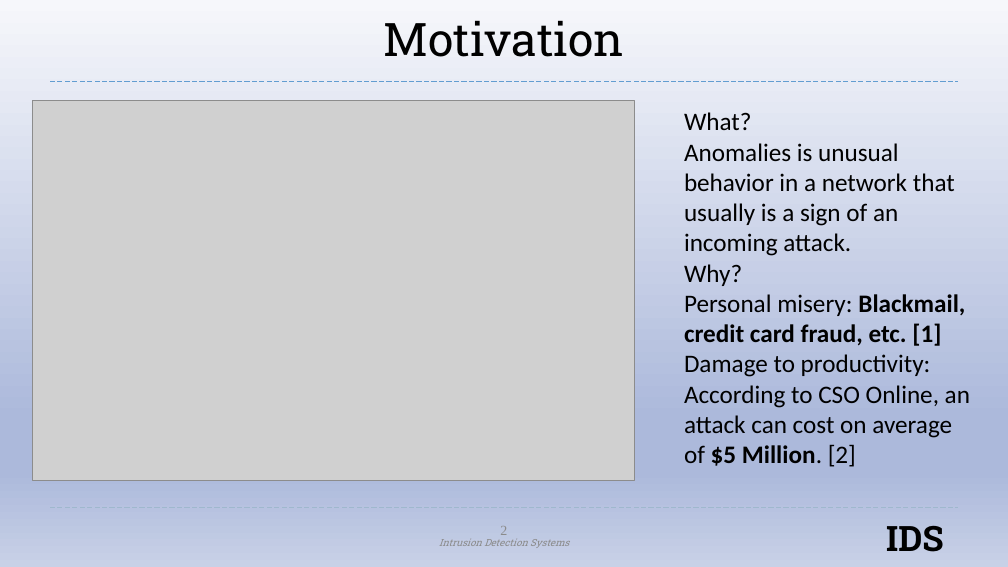
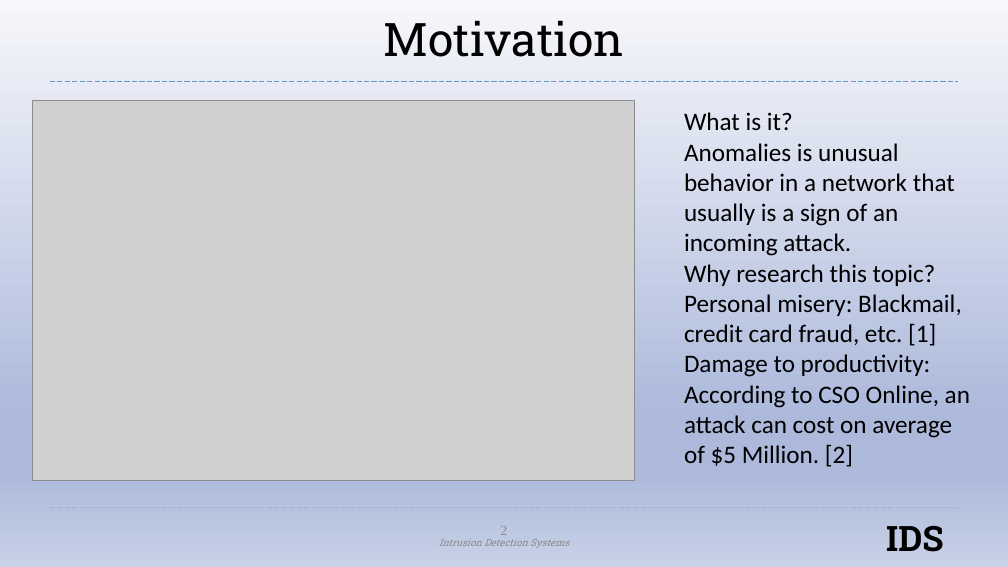
Before and after one commit to AndrewQuijano/Operating_Systems_II, a slide deck: slide 2 of Project_Presentation.pptx. Drawn at 1008x567 pixels with LibreOffice and Linux fonts; fonts in the diff are those of the drawing; grey boxes stand for pictures; background and template pictures are left out. Boxes give left, top, right and bottom in pixels: in the first picture for what was removed or moved away, otherwise in the second. Text is boxed around its words. In the diff, an @@ line names an element or a change of style, - is before the commit and + after.

```diff
--- a/Project_Presentation.pptx
+++ b/Project_Presentation.pptx
@@ text at (684, 112, 793, 130): text changed @@
-What?
+What is it?
@@ text at (684, 264, 936, 286): text changed @@
-Why?
+Why research this topic?
@@ text at (684, 294, 970, 467): bold off in "Blackmail, credit card fraud, etc. [1]", "$5 Million." @@
```
Also in this commit, not shown: 1 other slide changed.
